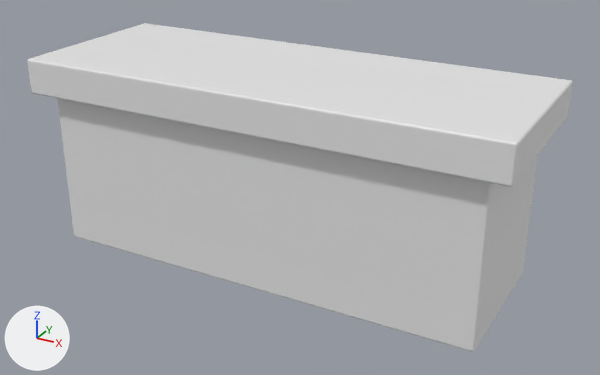
Two versions of the FBX model Unity/Assets/3D/Props/workshop.fbx, one commit apart.
The view is the same before and after, from a camera (50 mm lens) standing at (4.67, -8.21, 5.07) and looking at (0.17, -0.03, 0.98). Lighting does not change. The marker at lower left points along +X, +Y and +Z. Where no turn or scale is listed for an object, it has been applied to the vertices.

Names of what the first picture shows: 'workshop'.
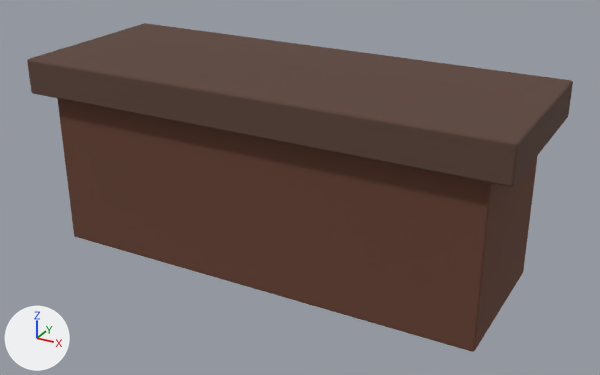
Edits to the scene script, one JSON object a line:
```json
{"op": "add", "block": "mat_bois_02", "code": ["mat_bois_02 = principled_material('Bois_02')", "mat_bois_02.base_color = (0.107, 0.0568, 0.042)  # brown #5c433a", "mat_bois_02.roughness = 1.0"]}
{"op": "add", "block": "mat_bois_01", "code": ["mat_bois_01 = principled_material('Bois_01')", "mat_bois_01.base_color = (0.133, 0.0528, 0.0324)  # brown #664132", "mat_bois_01.roughness = 1.0"]}
{"block": "me_cube_014", "where": "me_cube_014.from_pydata(...)  # 304 vertices, 300 faces; spans x -3.01..3.01, y -1.14..1.14, z 0.0..2.44"}
{"block": "me_cube_014", "where": "# used by ob_workshop; location = (0.0, 0.0, 0.0)"}
{"block": "me_cube_014", "change": "me_cube_014 part 1: 150 of the faces centred in x -2.76..2.76, y -0.97..0.97, z 0.0..2.0 switch from no material to mat_bois_01 (brown #664132)"}
{"block": "me_cube_014", "change": "me_cube_014 part 2: 37 of the faces centred in x 2.99..3.01, y 0.0..1.14, z 2.0..2.44 switch from no material to mat_bois_02 (brown #5c433a)"}
{"block": "me_cube_014", "change": "me_cube_014 part 3: 28 of the faces centred in x 2.99..3.01, y -1.14..-1.12, z 2.0..2.44 switch from no material to mat_bois_02 (brown #5c433a)"}
{"block": "me_cube_014", "change": "me_cube_014 part 4: 11 of the faces centred in x 0.0, y 0.0..1.14, z 2.0..2.44 switch from no material to mat_bois_02 (brown #5c433a)"}
{"block": "me_cube_014", "change": "me_cube_014 part 5: 9 of the faces centred in x 0.0, y -1.14..-1.12, z 2.0..2.44 switch from no material to mat_bois_02 (brown #5c433a)"}
```

Location of each change, (x1, y1, x2, y2) in pixels of the pictures (600 x 375 px):
```json
{"part": 1, "of": "me_cube_014", "change": "recoloured", "before": [57, 98, 538, 352], "after": [57, 98, 538, 352], "on screen": "grey to brown"}
{"part": 2, "of": "me_cube_014", "change": "recoloured", "before": [514, 80, 573, 185], "after": [514, 80, 573, 185], "on screen": "grey to brown"}
{"part": 3, "of": "me_cube_014", "change": "recoloured", "before": [510, 142, 519, 187], "after": [510, 142, 519, 187], "on screen": "grey to brown"}
{"part": 4, "of": "me_cube_014", "change": "recoloured", "before": [30, 23, 570, 142], "after": [30, 23, 570, 142], "on screen": "white to brown"}
{"part": 5, "of": "me_cube_014", "change": "recoloured", "before": [28, 59, 515, 187], "after": [28, 59, 515, 187], "on screen": "grey to brown"}
```
